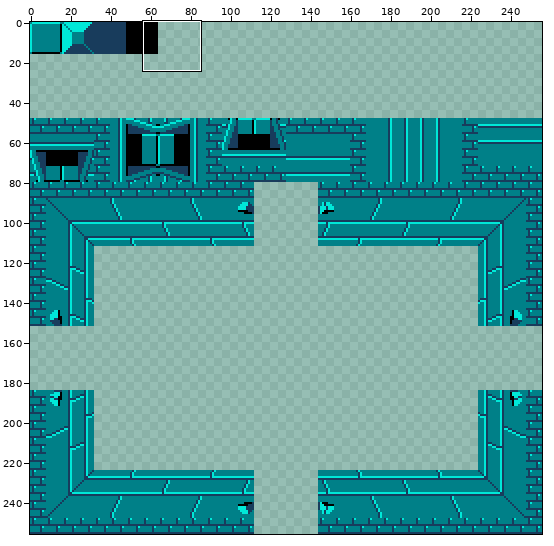
A sprite sheet gets an edit: src/DungeonCrawler/Assets/Ingame/DungeonTileset.png. The first picture is a wide view before the edit; the outline marks the close-up.
Close-up. Before the commit:
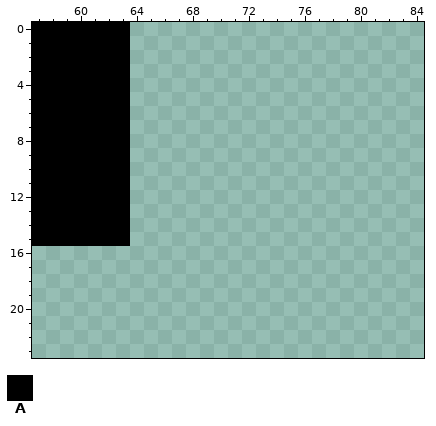
The file is 256x256 pixels. Shown: x 57..84, y 0..23.
Palette (. is transparent): A #000000
Pixels before, first column x 57:
 0 AAAAAAA
 1 AAAAAAA
 2 AAAAAAA
 3 AAAAAAA
 4 AAAAAAA
 5 AAAAAAA
 6 AAAAAAA
 7 AAAAAAA
 8 AAAAAAA
 9 AAAAAAA
10 AAAAAAA
11 AAAAAAA
12 AAAAAAA
13 AAAAAAA
14 AAAAAAA
15 AAAAAAA
Once edited:
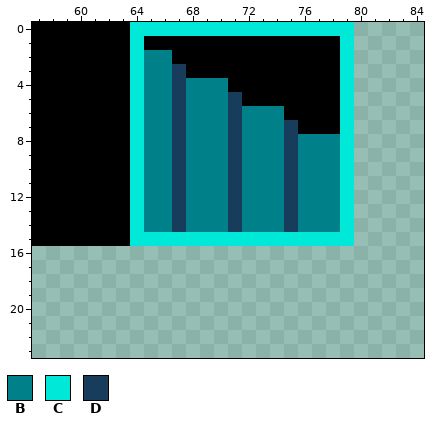
Colours new in this view: B #008088  C #00e8d8  D #183c5c
The edit:
y 0: x 64..79 ................ -> CCCCCCCCCCCCCCCC
y 1: x 64..79 ................ -> CAAAAAAAAAAAAAAC
y 2: x 64..79 ................ -> CBBAAAAAAAAAAAAC
y 3: x 64..79 ................ -> CBBDAAAAAAAAAAAC
y 4: x 64..79 ................ -> CBBDBBBAAAAAAAAC
y 5: x 64..79 ................ -> CBBDBBBDAAAAAAAC
y 6: x 64..79 ................ -> CBBDBBBDBBBAAAAC
y 7: x 64..79 ................ -> CBBDBBBDBBBDAAAC
y 8..14: x 64..79 ................ -> CBBDBBBDBBBDBBBC
y 15: x 64..79 ................ -> CCCCCCCCCCCCCCCC
Pixel boxes of the changes (left, top, right, bottom) in both close-ups:
added: (130, 22, 354, 246)
